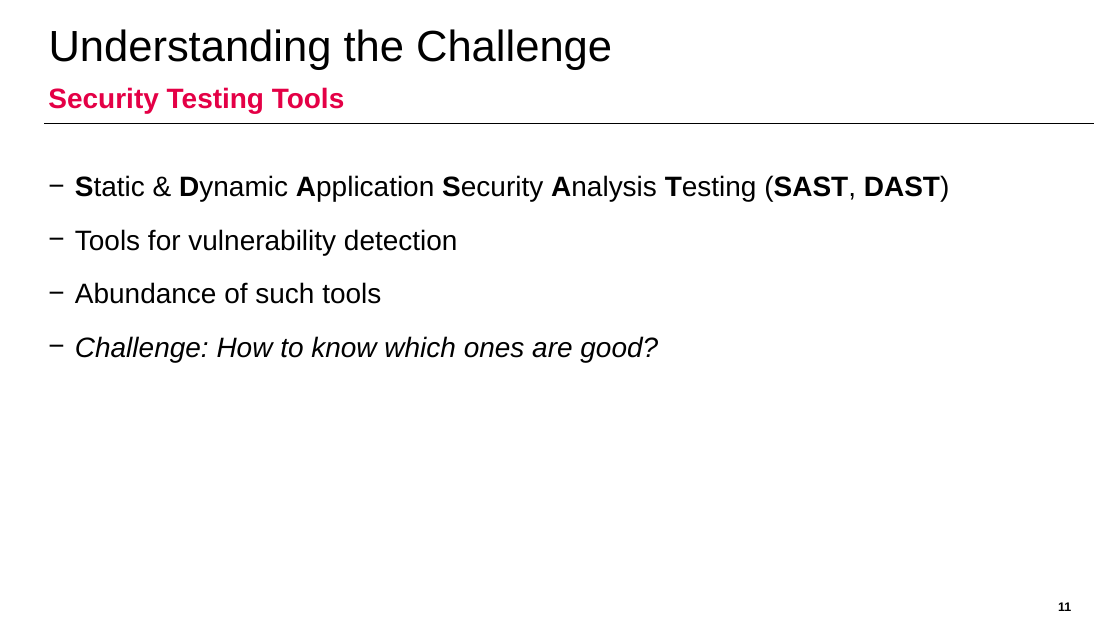
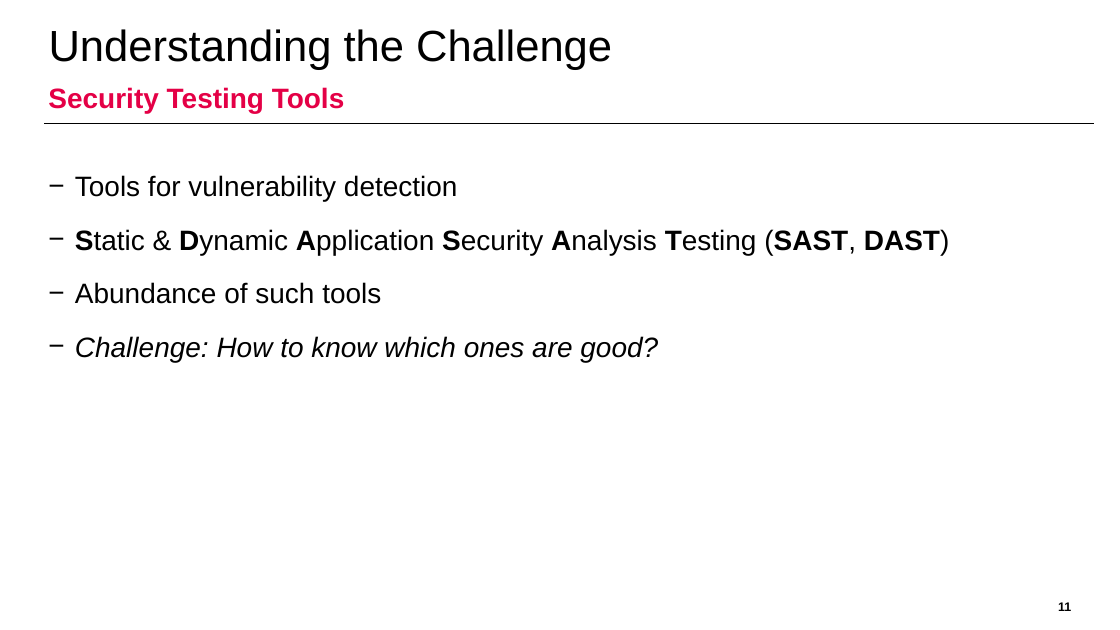
Before and after one commit to domi-cmd/Reference_Application_for_OWASP_MASTG, a slide deck: slide 11 of dev_documents/presentation/ba_thesis_presentation_kronig.pptx. Drawn at 1120x630 pixels with LibreOffice and Linux fonts; fonts in the diff are those of the drawing; background and template pictures are left out. Boxes give left, top, right and bottom in pixels: in the first picture for what was removed or moved away, otherwise in the second. Text is boxed around its words. In the diff, an @@ line names an element or a change of style, - is before the commit and + after.

```diff
--- a/dev_documents/presentation/ba_thesis_presentation_kronig.pptx
+++ b/dev_documents/presentation/ba_thesis_presentation_kronig.pptx
@@ text at [75,175,458,201]: paragraph added @@
+− Tools for vulnerability detection
@@ text at [75,229,458,255]: paragraph removed @@
-− Tools for vulnerability detection
```
Also in this commit, not shown: 10 other slides changed.
